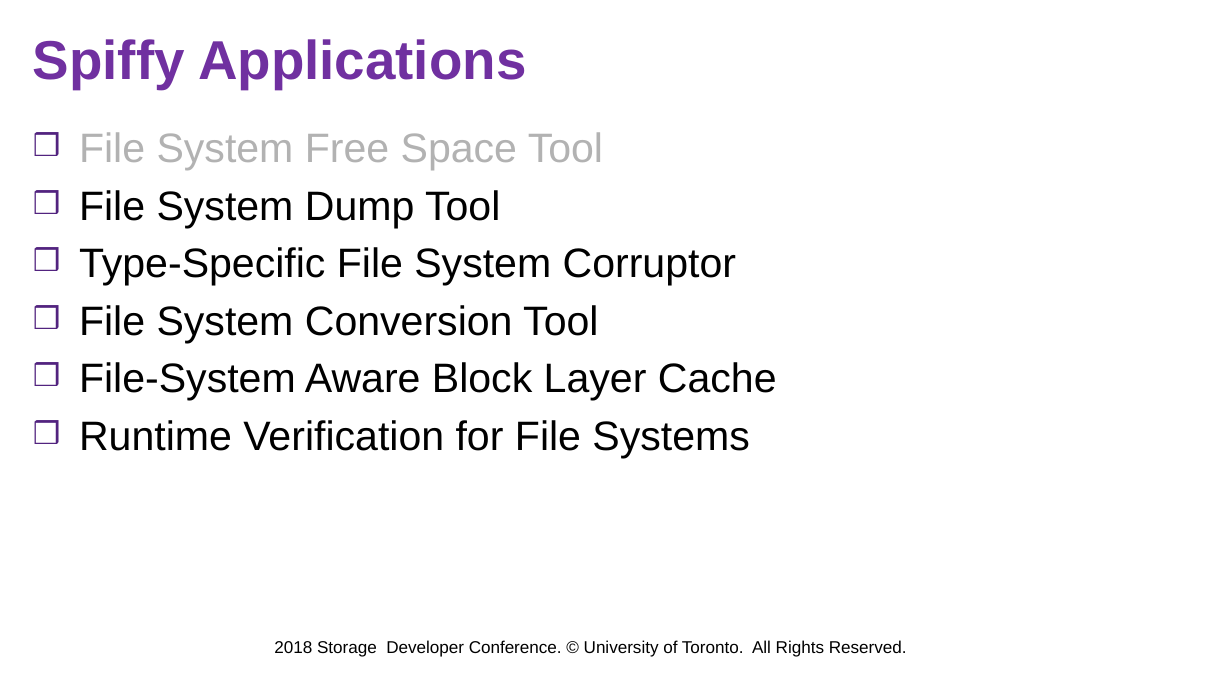
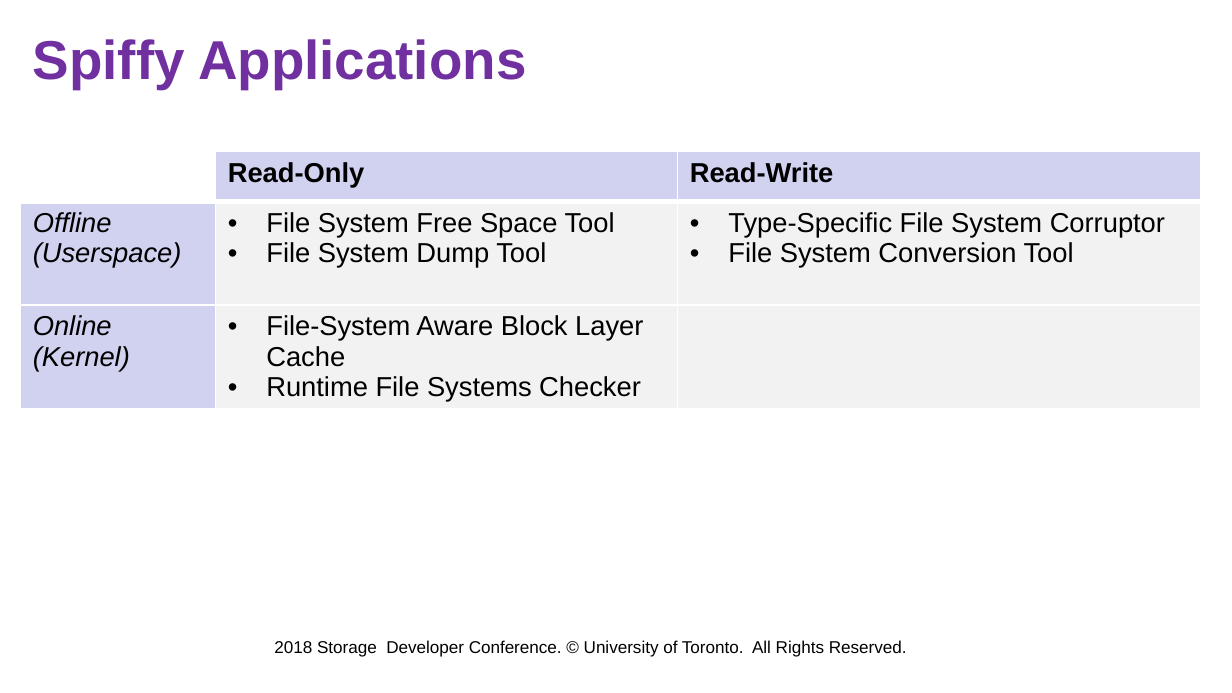
Before and after one commit to jacksun007/spiffy-paper, a slide deck: slide 47 of talk/sdc18_spiffy.pptx (slide 41 before the commit). Drawn at 1232x693 pixels with LibreOffice and Linux fonts; fonts in the diff are those of the drawing; background and template pictures are left out. Boxes give left, top, right and bottom in pixels: in the first picture for what was removed or moved away, otherwise in the second. Text is boxed around its words. In the diff, an @@ line names an element or a change of style, - is before the commit and + after.

```diff
--- a/talk/sdc18_spiffy.pptx
+++ b/talk/sdc18_spiffy.pptx
@@ text removed at <box>79,132,777,458</box> @@
-❒ File System Free Space Tool
-❒ File System Dump Tool
-❒ Type-Specific File System Corruptor
-❒ File System Conversion Tool
-❒ File-System Aware Block Layer Cache
-❒ Runtime Verification for File Systems
@@ table added at <box>21,152,1201,485</box>, 3 rows, 3 columns @@
+ | Read-Only | Read-Write
+Offline / (Userspace) | File System Free Space Tool / File System Dump Tool | Type-Specific File System Corruptor / File System Conversion Tool
+Online (Kernel) | File-System Aware Block Layer Cache / Runtime File Systems Checker | 
```
Also in this commit, not shown: 17 other slides changed, 6 slides added, 2 slides removed.
